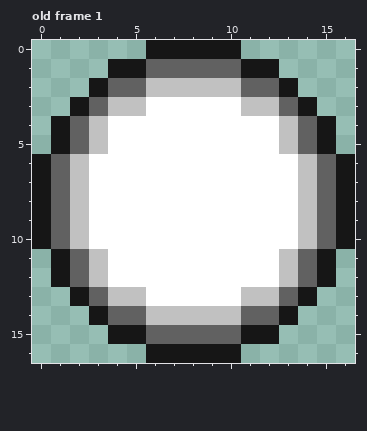
File history of a pixel-art file, Assets/img/ball.ase. The picture above was drawn from the file before the commit.
17x17 pixels, 1 frame. Colours within 5 levels of each other are drawn and written as one. Shown: old frame 1. The commit also changed other frames, which this record leaves out.
The result:
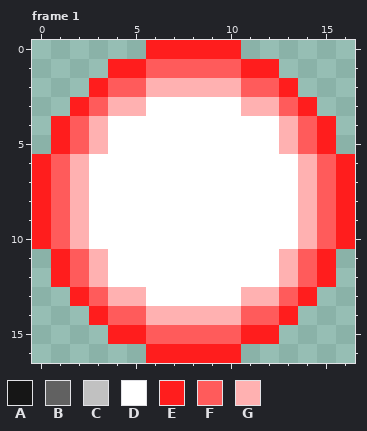
Palette (. is transparent): A #161616  B #616161  C #c1c1c1  D #ffffff  E #ff1d1d  F #ff5b5b  G #ffb1b1
A new or re-ordered frame is compared with the old frame closest to it.
Difference:
frames 1 -> 14
layer "ball_r" added
layer "Layer 1" removed
Frame 1 is new; against old frame 1, layer "ball_r":
y 0: x 6..10 AAAAA -> EEEEE
y 1: x 4..12 AABBBBBAA -> EEFFFFFEE
y 2: x 3..13 ABBCCCCCBBA -> EFFGGGGGFFE
y 3: x 2..5 ABCC -> EFGG; x 11..14 CCBA -> GGFE
y 4..5: x 1..3 ABC -> EFG; x 13..15 CBA -> GFE
y 6..10: x 0..2 ABC -> EFG; x 14..16 CBA -> GFE
y 11..12: x 1..3 ABC -> EFG; x 13..15 CBA -> GFE
y 13: x 2..5 ABCC -> EFGG; x 11..14 CCBA -> GGFE
y 14: x 3..13 ABBCCCCCBBA -> EFFGGGGGFFE
y 15: x 4..12 AABBBBBAA -> EEFFFFFEE
y 16: x 6..10 AAAAA -> EEEEE
Changed places in both pictures, as pixel boxes (x1, y1, x2, y2):
changed: (32, 40, 355, 363)
